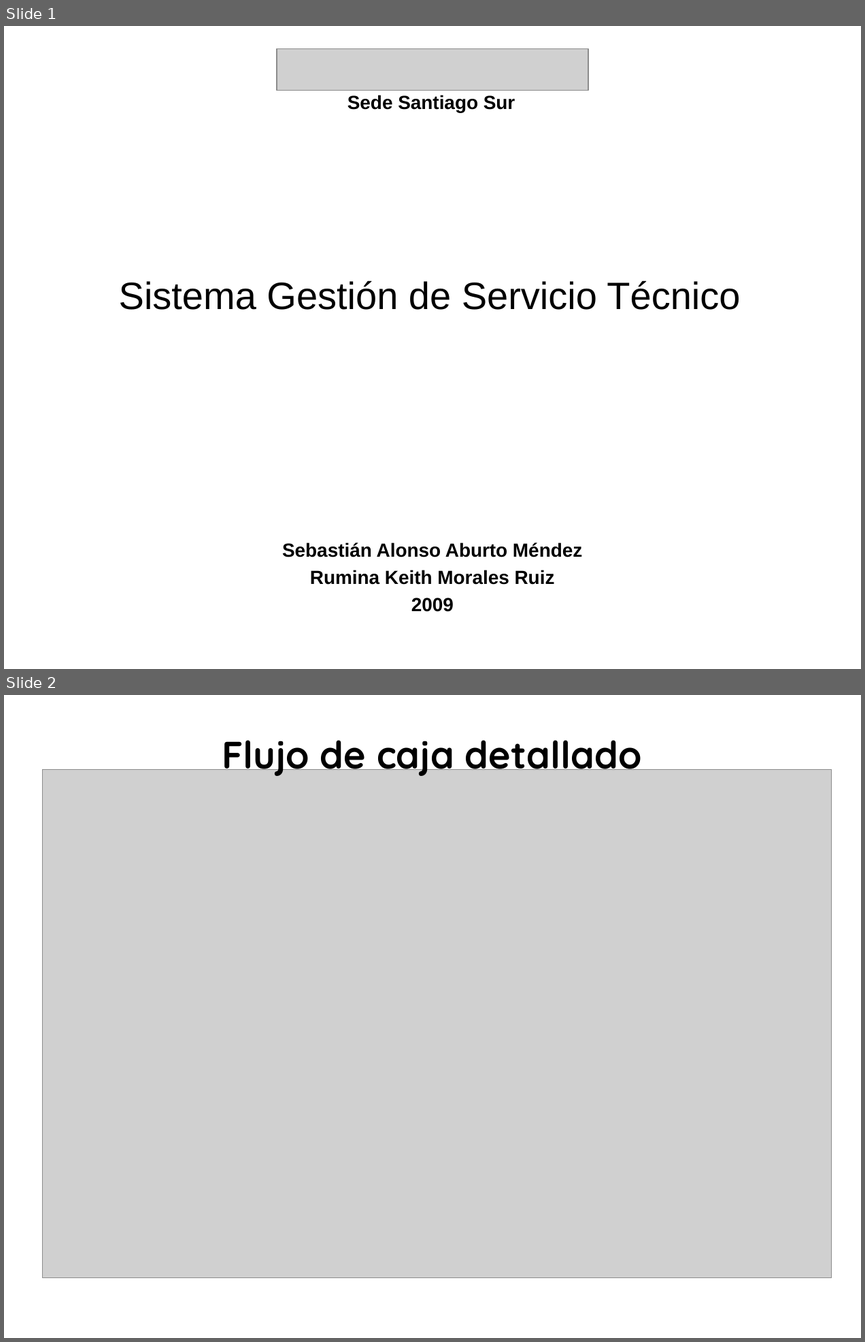
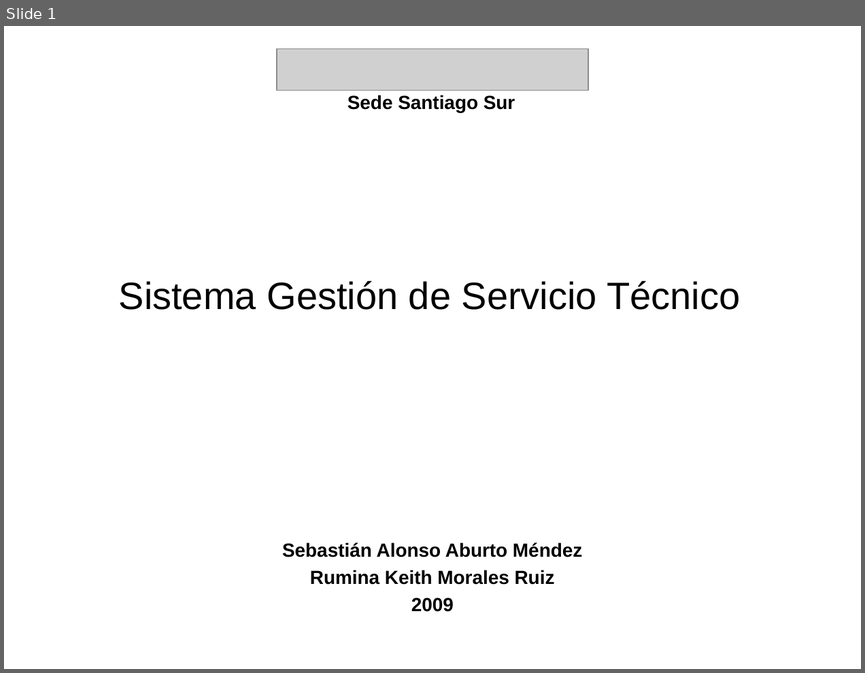
Before and after one commit to saburto/sigset, a slide deck: sigset/documentos/Documentos finales/PresentacionFlujocaja.pptx. Shown one above the other, each under a label of ours: slides 1 and 2 before the commit, slide 1 after it. The pictures are 865x1342 and 865x673 pixels, drawn with LibreOffice and Linux fonts; fonts in the diff are those of the drawing; grey boxes stand for pictures; background and template pictures are left out. Boxes give left, top, right and bottom in pixels: in the first picture for what was removed or moved away, otherwise in the second. Text is boxed around its words. In the diff, an @@ line names an element or a change of style, - is before the commit and + after.

```diff
--- a/sigset/documentos/Documentos finales/PresentacionFlujocaja.pptx
+++ b/sigset/documentos/Documentos finales/PresentacionFlujocaja.pptx
@@ slide 2 removed at bbox=[4, 695, 861, 1338], background picture (left out) @@
@@ title removed at bbox=[222, 740, 642, 779] @@
-Flujo de caja detallado
@@ picture removed at bbox=[43, 770, 832, 1278] @@
```
Also in this commit, not shown: 7 slides added, 1 other file.
